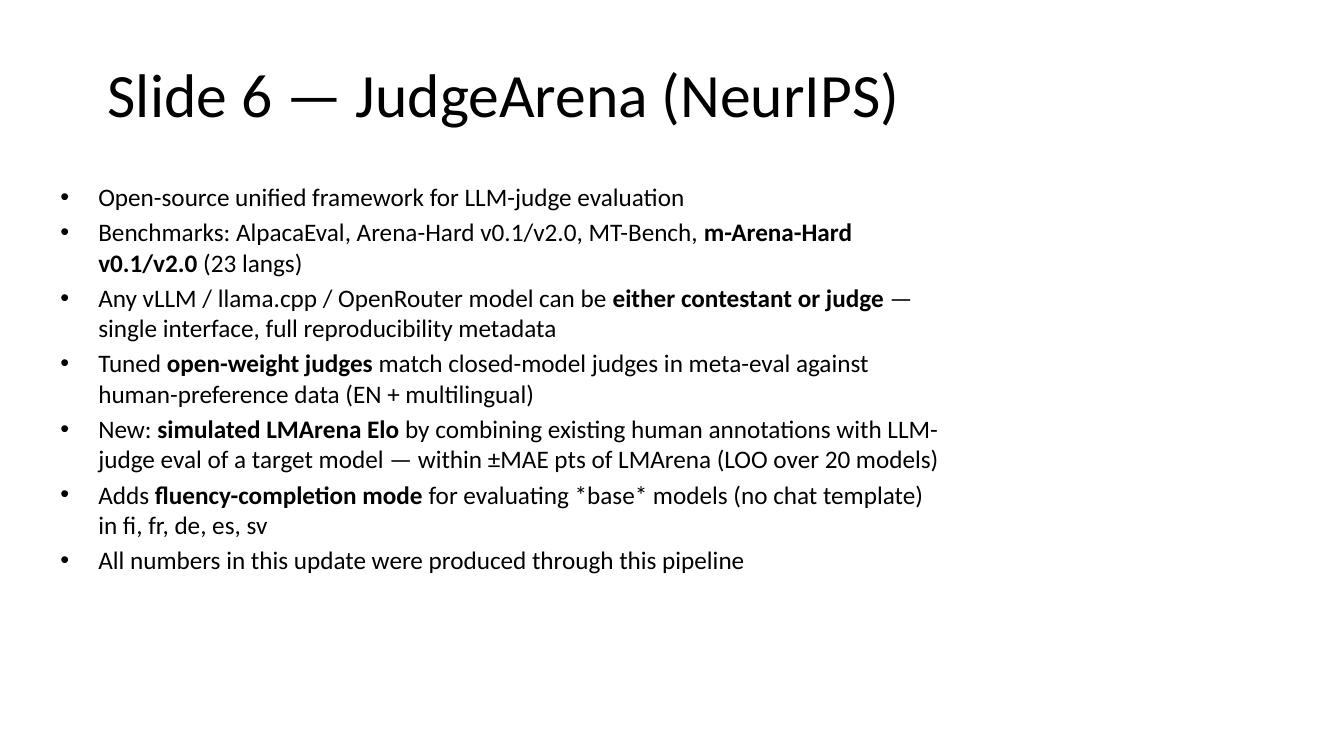
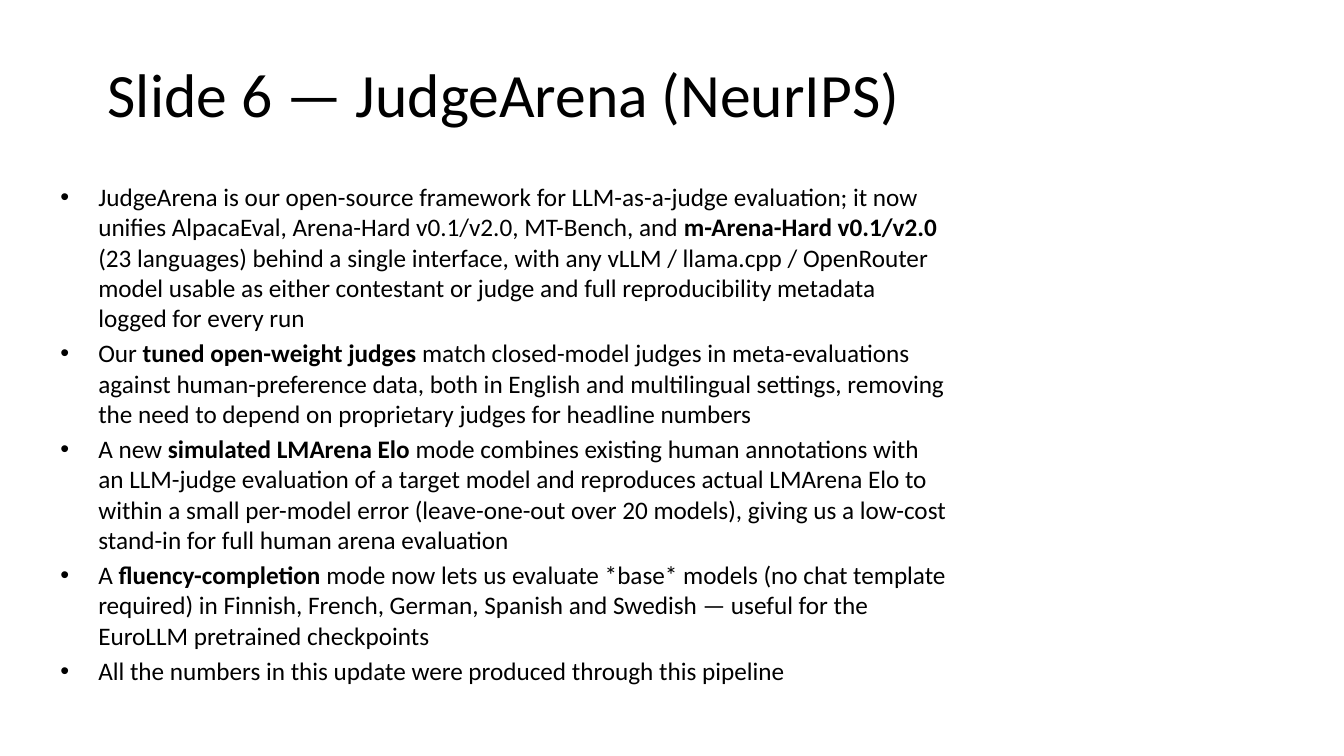
Before and after one commit to ferreirafabio/open-instruct, a slide deck: slide 7 of oellm/meetings/llms4eu_wp4/2026-04-28.pptx. Drawn at 1344x756 pixels with LibreOffice and Linux fonts; fonts in the diff are those of the drawing. Boxes give left, top, right and bottom in pixels: in the first picture for what was removed or moved away, otherwise in the second. Text is boxed around its words. In the diff, an @@ line names an element or a change of style, - is before the commit and + after.

```diff
--- a/oellm/meetings/llms4eu_wp4/2026-04-28.pptx
+++ b/oellm/meetings/llms4eu_wp4/2026-04-28.pptx
@@ text at <box>98,188,946,685</box>: text changed @@
-• Open-source unified framework for LLM-judge evaluation
-• Benchmarks: AlpacaEval, Arena-Hard v0.1/v2.0, MT-Bench, m-Arena-Hard v0.1/v2.0 (23 langs)
-• Any vLLM / llama.cpp / OpenRouter model can be either contestant or judge — single interface, full reproducibility metadata
-• Tuned open-weight judges match closed-model judges in meta-eval against human-preference data (EN + multilingual)
-• New: simulated LMArena Elo by combining existing human annotations with LLM-judge eval of a target model — within ±MAE pts of LMArena (LOO over 20 models)
-• Adds fluency-completion mode for evaluating *base* models (no chat template) in fi, fr, de, es, sv
-• All numbers in this update were produced through this pipeline
+• JudgeArena is our open-source framework for LLM-as-a-judge evaluation; it now unifies AlpacaEval, Arena-Hard v0.1/v2.0, MT-Bench, and m-Arena-Hard v0.1/v2.0 (23 languages) behind a single interface, with any vLLM / llama.cpp / OpenRouter model usable as either contestant or judge and full reproducibility metadata logged for every run
+• Our tuned open-weight judges match closed-model judges in meta-evaluations against human-preference data, both in English and multilingual settings, removing the need to depend on proprietary judges for headline numbers
+• A new simulated LMArena Elo mode combines existing human annotations with an LLM-judge evaluation of a target model and reproduces actual LMArena Elo to within a small per-model error (leave-one-out over 20 models), giving us a low-cost stand-in for full human arena evaluation
+• A fluency-completion mode now lets us evaluate *base* models (no chat template required) in Finnish, French, German, Spanish and Swedish — useful for the EuroLLM pretrained checkpoints
+• All the numbers in this update were produced through this pipeline
```
Also in this commit, not shown: 5 other slides changed, 1 slide removed, 1 other file.
